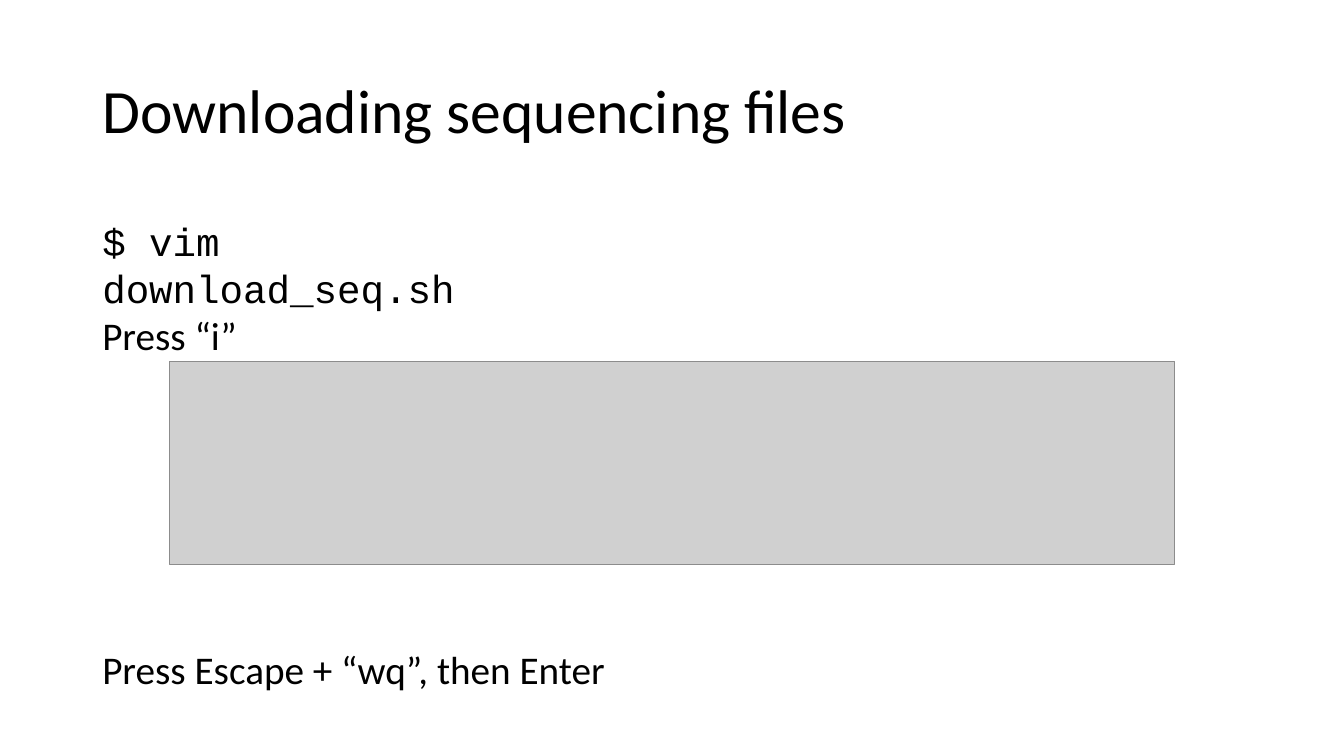
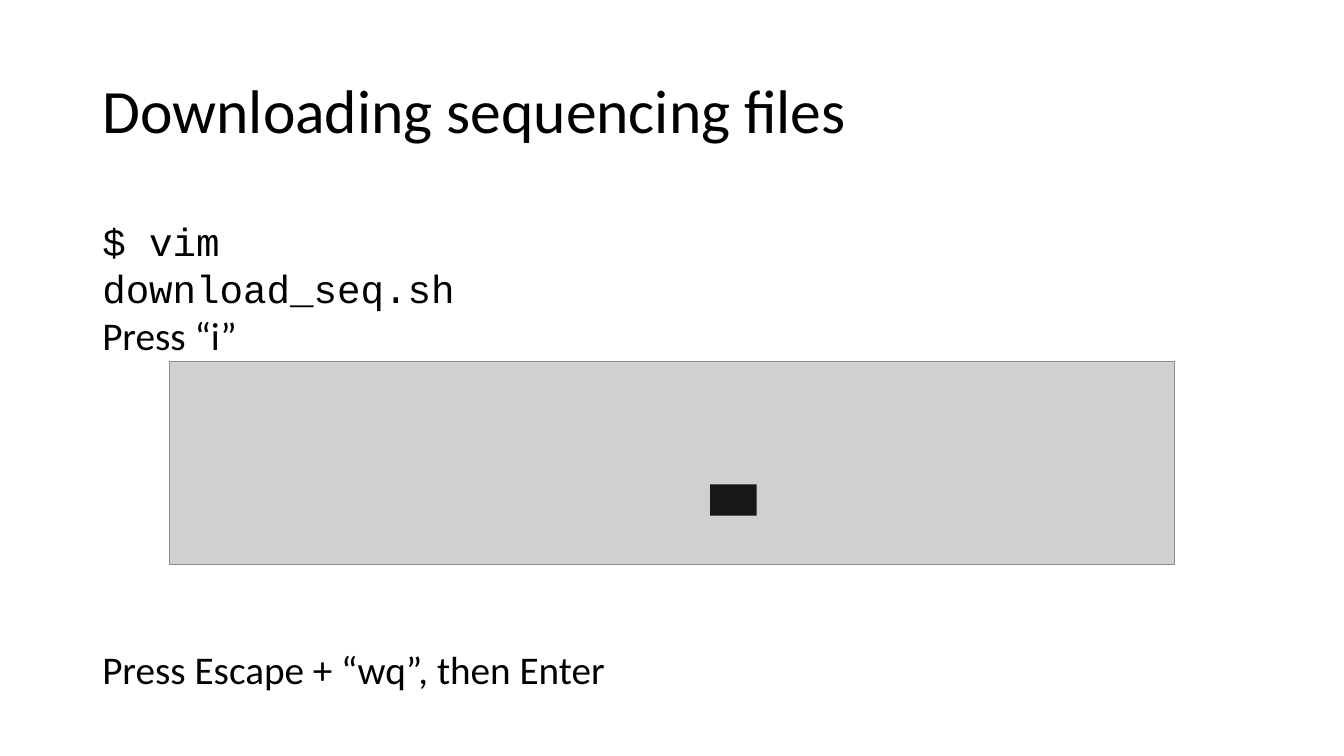
Before and after one commit to j-berg/bioinformatics-bootcamp, a slide deck: slide 8 of class_2_1/class_2_1.pptx. Drawn at 1344x756 pixels with LibreOffice and Linux fonts; fonts in the diff are those of the drawing; grey boxes stand for pictures. Boxes give left, top, right and bottom in pixels: in the first picture for what was removed or moved away, otherwise in the second. Text is boxed around its words. In the diff, an @@ line names an element or a change of style, - is before the commit and + after.

```diff
--- a/class_2_1/class_2_1.pptx
+++ b/class_2_1/class_2_1.pptx
@@ rectangle added at [711,484,757,515], fill #181717 @@
```
Also in this commit, not shown: 1 other slide changed, 6 other files.
